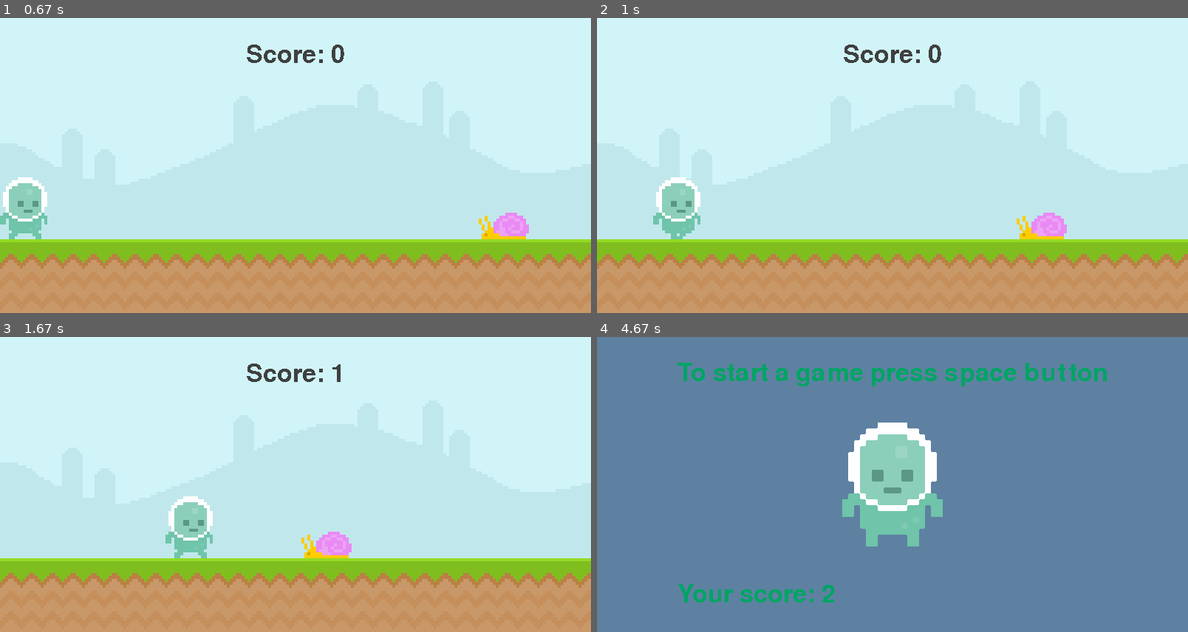
Above: before the commit, frames 1-4 (two rows, left to right).
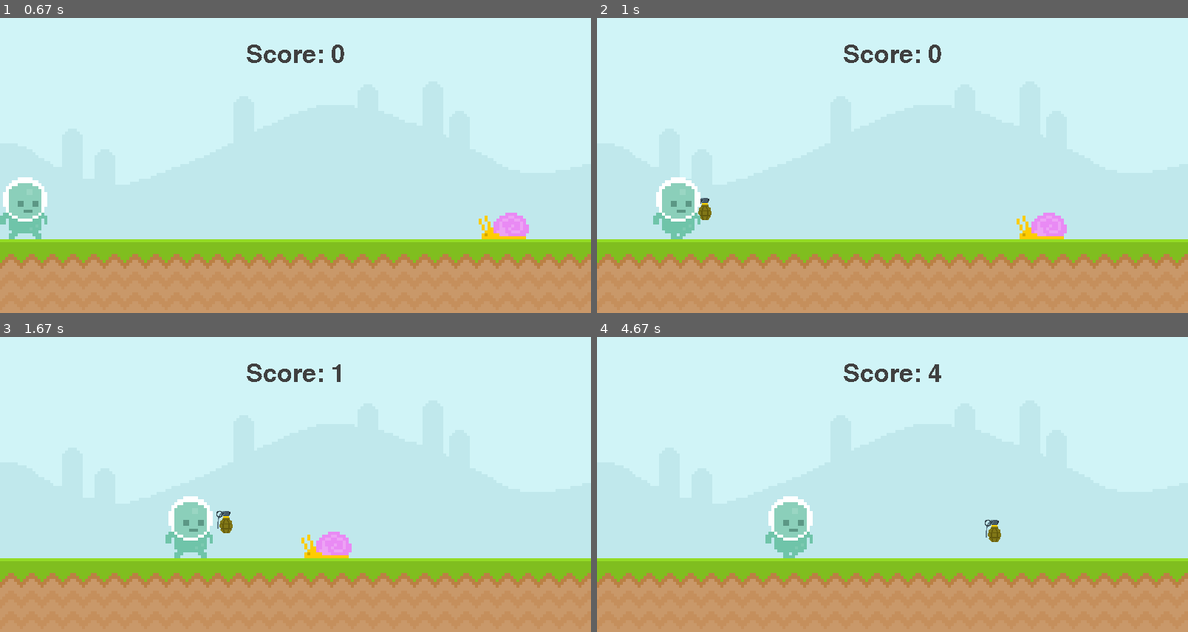
Above: after the commit, the same moments.

Repository: finziamit/PyGame
Game: pygame game, started from first_game.py
Same seed, same stepped clock (60 frames per second), same inputs: the game is played once before the commit and once after it.
Inputs:
- Up to frame 1 (0.67 s): tap Space at 0.33 s
- Up to frame 2 (1 s): hold F from 0.67 s (still down); hold Right from 0.67 s (still down)
- Up to frame 3 (1.67 s): release F at 1.13 s; release Right at 1.13 s; hold Right 1.17-1.63 s; tap F at 1.23, 1.53 s
- Up to frame 4 (4.67 s): hold Right 1.67-2.13 s; tap F at 1.73, 2.03, 2.23, 2.53, 2.8, 3.1, 3.23, 3.53, 3.9, 4.2, 4.4 s; hold Left 2.17-2.7 s; tap Space at 2.32, 3.98 s; hold Left 2.73-3.13 s; hold Right 3.17-3.8 s; hold Left 3.83-4.3 s; hold Right from 4.33 s (still down)

Frame 1 is identical in both runs. In frame 2, 0.1% of the frame differs, in the area x 17-20%, y 61-69%; in frame 3, 0.1%; in frame 4, 100%, in the area x 0-100%, y 0-100%.

Commit message:
Adding grenade throw

Diff:
--- a/first_game.py
+++ b/first_game.py
@@ -35,6 +35,12 @@
 
 player_surface = pygame.image.load('graphics/Player/player_walk_1.png').convert_alpha()
 player_rect = player_surface.get_rect(bottomright = (80,ground_height))
+
+# Grenade
+grenade_surface = pygame.image.load('graphics/Grenade/grenade.png').convert_alpha()
+grenade_surface = pygame.transform.scale_by(grenade_surface, 0.1)
+grenade_rect = grenade_surface.get_rect(midleft=(-100, -100))
+
 player_gravity = 0
 player_walking_mod = 1
 top_score = 0
@@ -48,6 +54,10 @@
 game_active = False
 move_right = False
 move_left = False
+
+# Grenade factors
+grenade_throw = False
+grenade_bounce_dir = 1
 
 while 1:
     for event in pygame.event.get():
@@ -75,6 +85,10 @@
             if event.type == pygame.KEYUP:
                 if event.key == pygame.K_LEFT: move_left = False
 
+            # grenade throw
+            if event.type == pygame.KEYDOWN and not grenade_throw:
+                if event.key == pygame.K_f: grenade_throw = True
+
         else:
             if  event.type == pygame.KEYDOWN and event.key == pygame.K_SPACE:
                 game_active = True
@@ -91,6 +105,7 @@
     if game_active:
         screen.blit(sky_surface,(0,0))
         screen.blit(ground_surface, (0,ground_height))
+        screen.blit(grenade_surface, grenade_rect)
 
         top_score = display_score()
 
@@ -126,6 +141,30 @@
             elif player_walking_mod == 2:
                 player_surface = pygame.image.load('graphics/Player/player_walk_1.png').convert_alpha()
                 player_walking_mod = 1
+
+        # Functionality of grenade
+        if grenade_throw:
+            if grenade_rect.x >=800:
+                grenade_throw = False
+                grenade_rect.x = -100
+                grenade_rect.y = - 100
+            elif grenade_rect.x <=0:
+                grenade_rect = grenade_surface.get_rect(center=player_rect.midright)
+            grenade_rect.x += step_size
+            if grenade_bounce_dir == 1:
+                if grenade_rect.bottom >= ground_height-40: grenade_rect.y -= 2
+                else: grenade_bounce_dir = 0
+            elif grenade_bounce_dir == 0:
+                if grenade_rect.bottom <= ground_height: grenade_rect.y += 2
+                else: grenade_bounce_dir = 1
+
+            if snail_rect.colliderect(grenade_rect):
+                snail_rect.x = snail_rect.x + 800
+                grenade_throw = False
+                grenade_rect.x = -100
+                grenade_rect.y = - 100
+
+
     else:
         screen.fill(game_deactivated_screen_color)
         screen.blit(player_stand, player_stand_rect)
Binary file added: graphics/Grenade/grenade.jpg
Binary file added: graphics/Grenade/grenade.png
